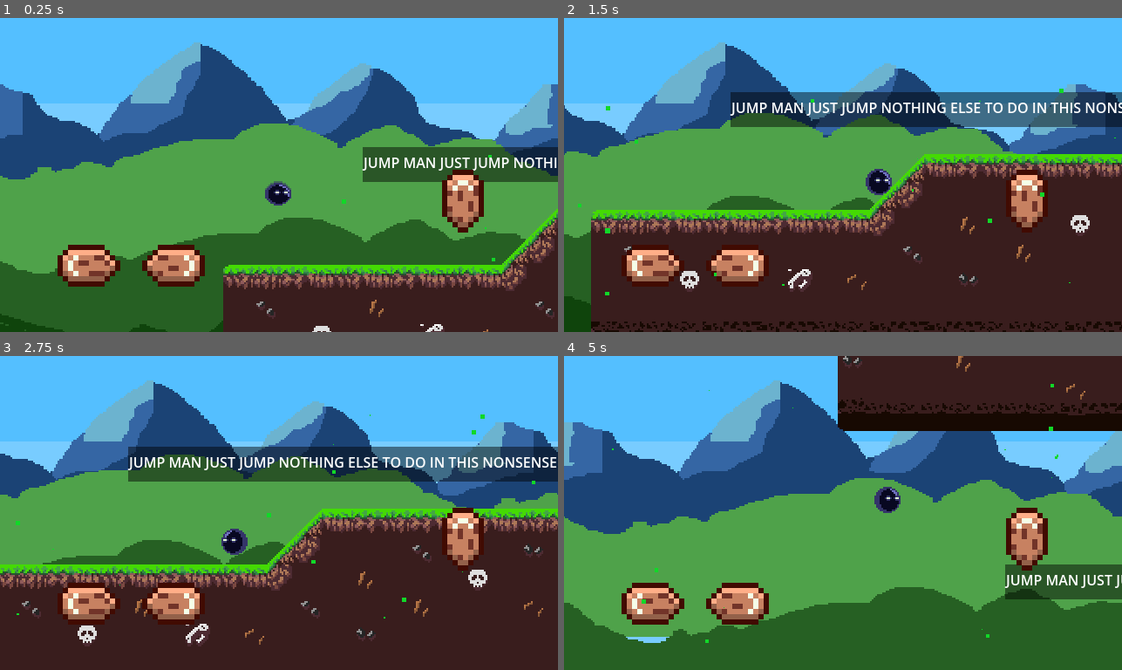
Above: before the commit, frames 1-4 (two rows, left to right).
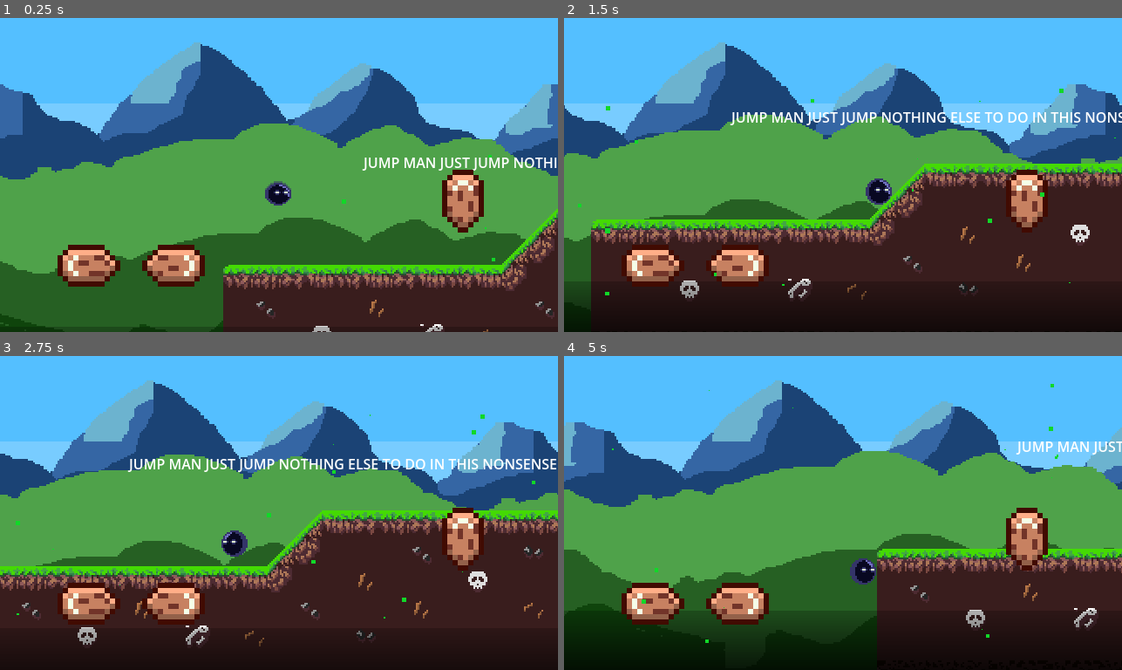
Above: after the commit, the same moments.

Repository: StepTheGlow/Sloppy-Bird
Game: Godot game, scene res://assets/scenes/abandoned_village.tscn
The game is run twice, just before and just after one commit, with the same random seed, the same clock (stepped at 60 frames per second) and the same inputs.
Inputs:
- Up to frame 1 (0.25 s): no input
- Up to frame 2 (1.5 s): tap Enter (ui_accept) at 0.5, 0.77 s; hold Right (ui_right) from 0.53 s (still down)
- Up to frame 3 (2.75 s): tap Enter (ui_accept) at 1.52 s; release Right (ui_right) at 2.03 s; hold Left (ui_left) from 2.03 s (still down)
- Up to frame 4 (5 s): tap Enter (ui_accept) at 3.02, 3.77, 4.52 s; release Left (ui_left) at 4.28 s; hold Right (ui_right) from 4.28 s (still down)

The runs differ from the first frame. In frame 1, 3.4% of the frame differs, in the area x 55-100%, y 41-100%; in frame 2, 25%; in frame 3, 19%; in frame 4, 54%, in the area x 0-100%, y 0-100%.

Commit message:
updating the camera bottom limit

Diff:
--- a/assets/scenes/abandoned_village.tscn
+++ b/assets/scenes/abandoned_village.tscn
@@ -81,6 +81,15 @@
 
 [sub_resource type="LabelSettings" id="LabelSettings_iqqnu"]
 
+[sub_resource type="Gradient" id="Gradient_eh1v8"]
+offsets = PackedFloat32Array(0.0173913, 1)
+colors = PackedColorArray(0, 0, 0, 0.227451, 0, 0, 0, 1)
+
+[sub_resource type="GradientTexture2D" id="GradientTexture2D_meu5r"]
+gradient = SubResource("Gradient_eh1v8")
+fill_from = Vector2(0.5, 0)
+fill_to = Vector2(0.5, 1)
+
 [sub_resource type="WorldBoundaryShape2D" id="WorldBoundaryShape2D_4axvb"]
 
 [sub_resource type="SegmentShape2D" id="SegmentShape2D_v2dov"]
@@ -122,14 +131,14 @@
 text = "JUMP MAN JUST JUMP NOTHING ELSE TO DO IN THIS NONSENSE"
 label_settings = SubResource("LabelSettings_iqqnu")
 
-[node name="ColorRect" type="ColorRect" parent="Label"]
+[node name="ColorRect" type="TextureRect" parent="Label"]
 show_behind_parent = true
 layout_mode = 0
-offset_left = -1.0
-offset_top = -6.0
-offset_right = 556.0
-offset_bottom = 34.0
-color = Color(0, 0, 0, 0.470588)
+offset_left = -865.0
+offset_top = 200.0
+offset_right = 4335.0
+offset_bottom = 296.0
+texture = SubResource("GradientTexture2D_meu5r")
 
 [node name="ParallaxBackground" type="ParallaxBackground" parent="."]
 offset = Vector2(320, 180)
@@ -180,7 +189,7 @@
 [node name="Fall_zone" type="Area2D" parent="Physics"]
 
 [node name="CollisionShape2D" type="CollisionShape2D" parent="Physics/Fall_zone"]
-position = Vector2(0, 269.5)
+position = Vector2(0, 350)
 shape = SubResource("WorldBoundaryShape2D_4axvb")
 debug_color = Color(1, 0.266667, 0, 0.419608)
 
--- a/assets/scenes/player.tscn
+++ b/assets/scenes/player.tscn
@@ -426,6 +426,8 @@
 shape = SubResource("CircleShape2D_g8xas")
 
 [node name="Camera2D" type="Camera2D" parent="."]
+limit_bottom = 300
+limit_smoothed = true
 position_smoothing_enabled = true
 
 [node name="PointLight2D" type="PointLight2D" parent="."]
--- a/assets/scripts/player.gd
+++ b/assets/scripts/player.gd
@@ -72,8 +72,7 @@
 
 
 func _on_fall_zone_body_entered(body: Node2D) -> void:
-	print(200)
-	velocity.y = -800
+	velocity.y = -600
 	await get_tree().create_timer(1).timeout
 	get_tree().reload_current_scene() # Replace with function body.
  # Replace with function body.
Not shown: 1 places in assets/scenes/abandoned_village.tscn that only renumber resources
